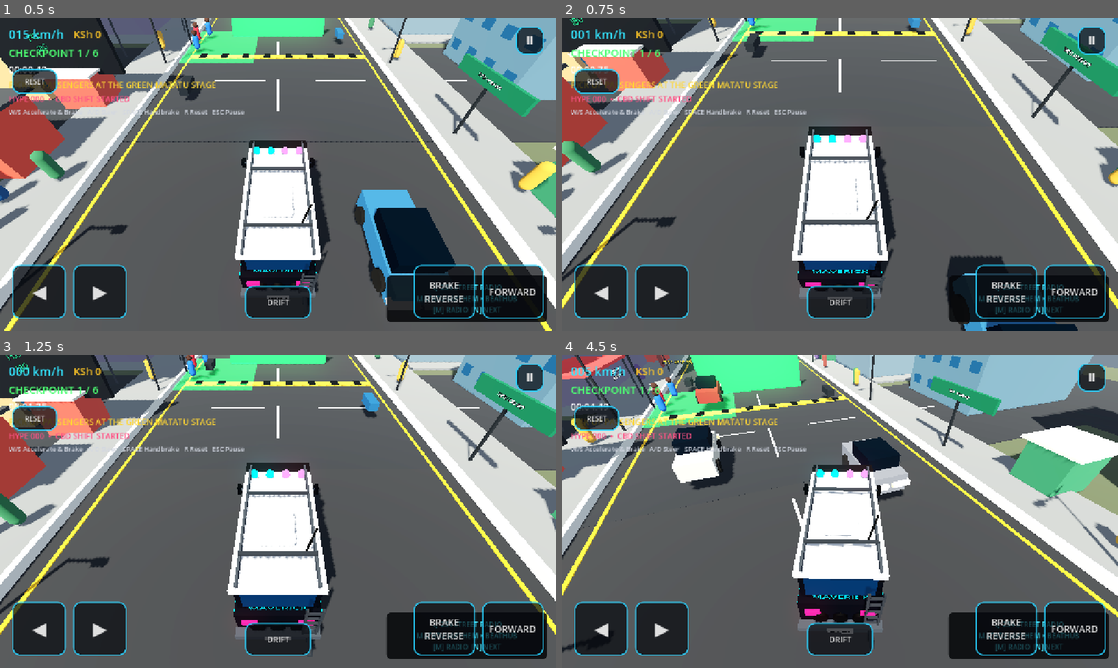
Above: before the commit, frames 1-4 (two rows, left to right).
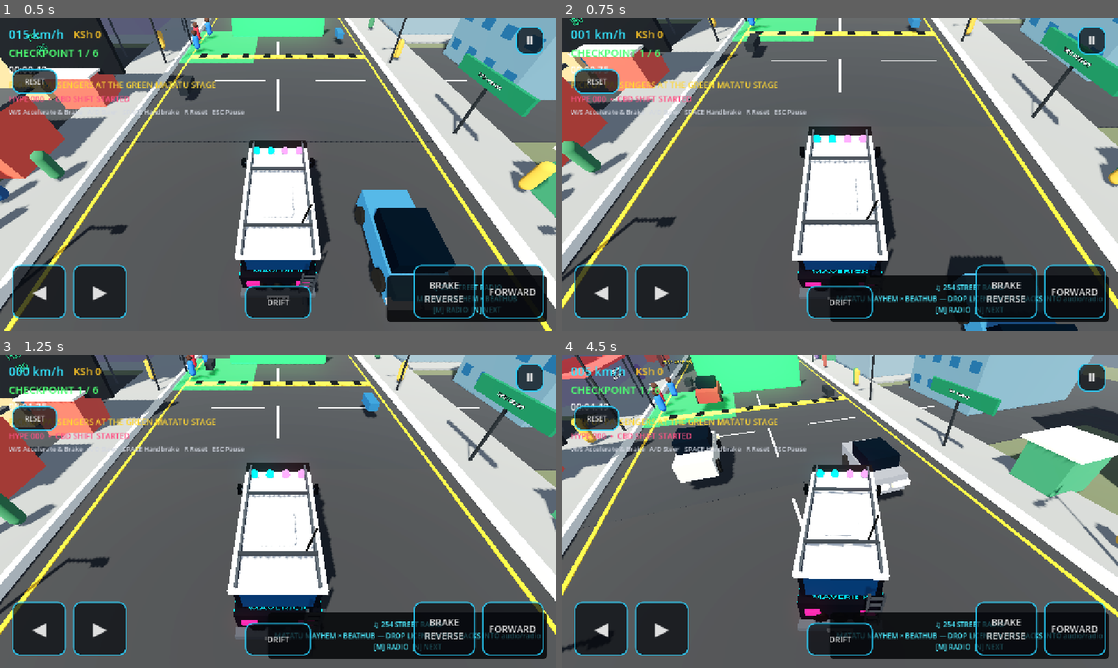
Above: after the commit, the same moments.

Repository: beathubonline-arch/Matatu-Mayhem
Game: Godot game, scene res://scenes/main/Main.tscn
Same seed, same stepped clock (60 frames per second), same inputs: the game is played once before the commit and once after it.
Inputs (mouse positions are in pixels of both pictures, inside the frame that each line leads up to):
- Up to frame 1 (0.5 s): no input
- Up to frame 2 (0.75 s): move the mouse to (962, 158) at 0.52 s; hold D (steer_right) from 0.53 s (still down); hold N (radio_next) from 0.53 s (still down); click (962, 158) at 0.67 s
- Up to frame 3 (1.25 s): keep holding D (steer_right); keep holding N (radio_next)
- Up to frame 4 (4.5 s): move the mouse to (728, 527) at 1.27 s; release D (steer_right) at 1.28 s; release N (radio_next) at 1.28 s; hold S (brake) 1.28-2.03 s; tap M (radio_toggle) at 1.35, 2.85, 4.35 s; move the mouse to (895, 442) at 2.02 s; hold D (steer_right) 2.03-2.78 s; hold N (radio_next) 2.03-2.78 s; move the mouse to (812, 574) at 2.77 s; hold W (accelerate) 2.78-3.53 s; click (812, 574) at 2.92 s; move the mouse to (1006, 558) at 3.52 s; hold N (radio_next) 3.53-4.28 s; hold A (steer_left) from 3.53 s (still down); move the mouse to (673, 464) at 4.27 s

Frame 1 is identical in both runs. In frame 2, 2.8% of the frame differs, in the area x 48-98%, y 82-98%; in frame 3, 2.8%; in frame 4, 3.0%.

Commit message:
Connect culture and radio systems to HUD

Diff:
--- a/scenes/main/Main.tscn
+++ b/scenes/main/Main.tscn
@@ -111,5 +111,7 @@
 
 [node name="HUD" parent="." instance=ExtResource("6_hud")]
 passenger_manager_path = NodePath("../Gameplay/PassengerService")
+culture_manager_path = NodePath("../Gameplay/MatatuCulture")
+radio_path = NodePath("../MatatuRadio")
 [node name="PauseMenu" parent="." instance=ExtResource("7_pause")]
 [node name="MobileControls" parent="." instance=ExtResource("8_mobile")]
